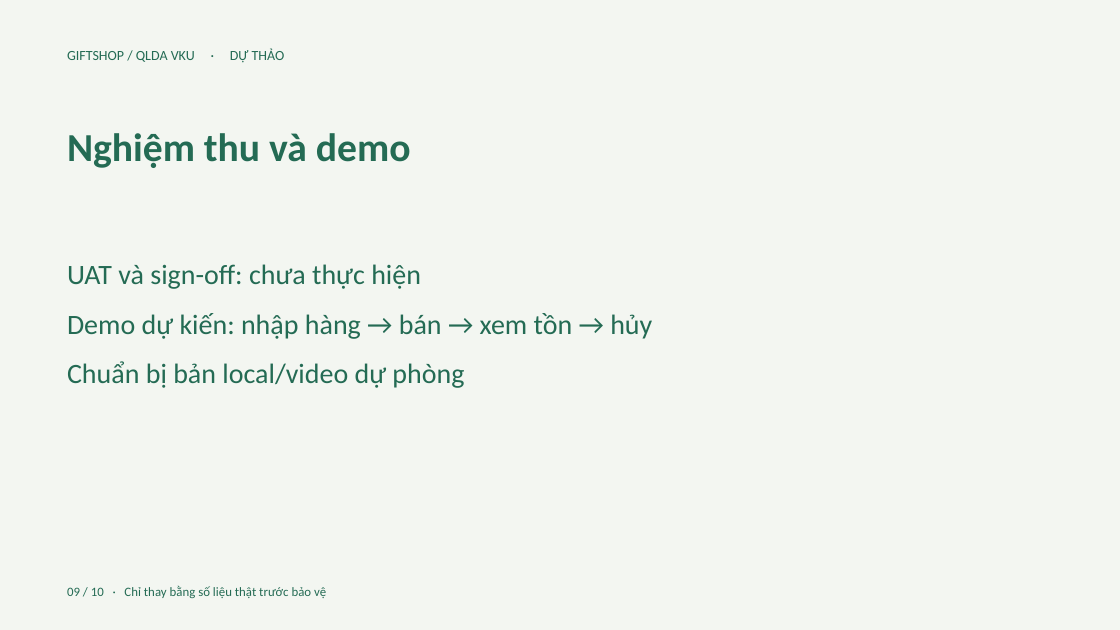
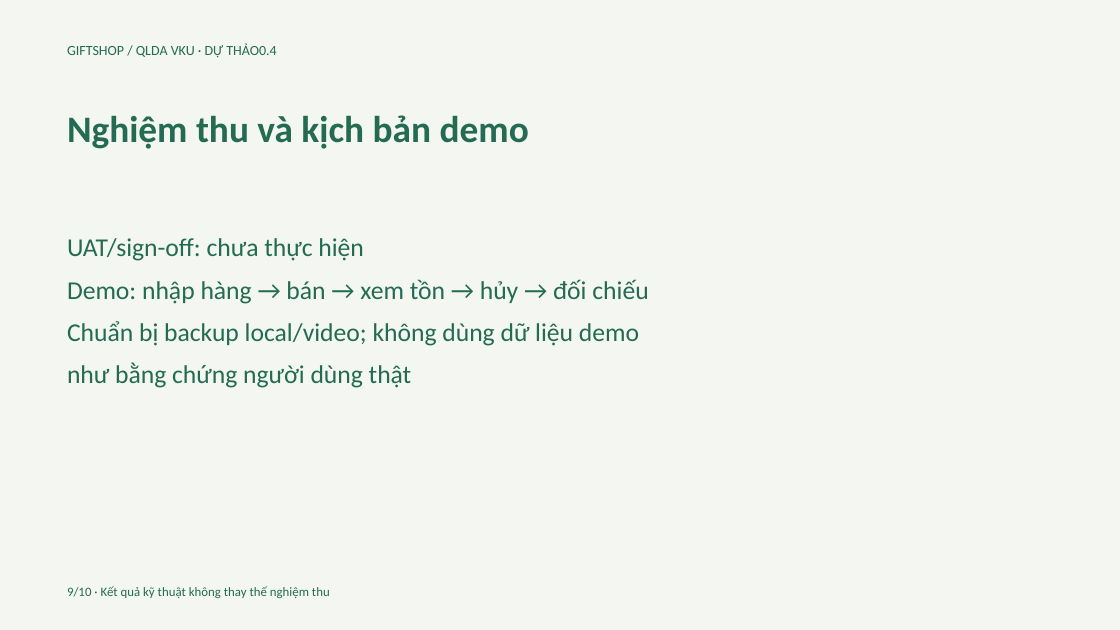
Before and after one commit to TanTai08/WebSouvenir, a slide deck: slide 9 of reports/05_Presentation_DRAFT.pptx. Drawn at 1120x630 pixels with LibreOffice and Linux fonts; fonts in the diff are those of the drawing. Boxes give left, top, right and bottom in pixels: in the first picture for what was removed or moved away, otherwise in the second. Text is boxed around its words. In the diff, an @@ line names an element or a change of style, - is before the commit and + after.

```diff
--- a/reports/05_Presentation_DRAFT.pptx
+++ b/reports/05_Presentation_DRAFT.pptx
@@ text at (67, 44, 276, 58): text changed @@
-GIFTSHOP / QLDA VKU · DỰ THẢO
+GIFTSHOP / QLDA VKU · DỰ THẢO0.4
@@ text at (67, 115, 529, 149): text changed; size 34 to 32 pt @@
-Nghiệm thu và demo
+Nghiệm thu và kịch bản demo
@@ text at (67, 238, 648, 388): text changed; size 24 to 22 pt @@
-UAT và sign-off: chưa thực hiện
-Demo dự kiến: nhập hàng → bán → xem tồn → hủy
-Chuẩn bị bản local/video dự phòng
+UAT/sign-off: chưa thực hiện
+Demo: nhập hàng → bán → xem tồn → hủy → đối chiếu
+Chuẩn bị backup local/video; không dùng dữ liệu demo
+như bằng chứng người dùng thật
@@ text at (67, 586, 330, 598): text changed @@
-09 / 10 · Chỉ thay bằng số liệu thật trước bảo vệ
+9/10 · Kết quả kỹ thuật không thay thế nghiệm thu
```
Also in this commit, not shown: 1 other slide changed, 8 slides added, 8 slides removed, 22 other files.
